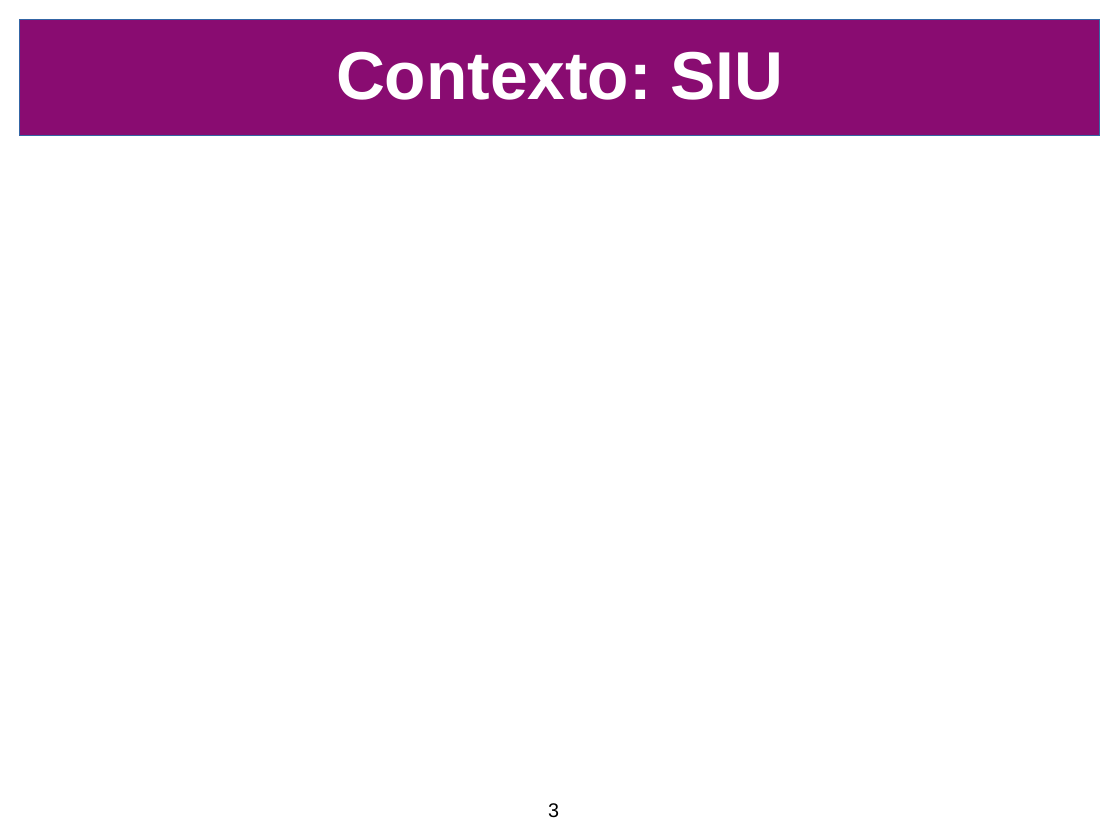
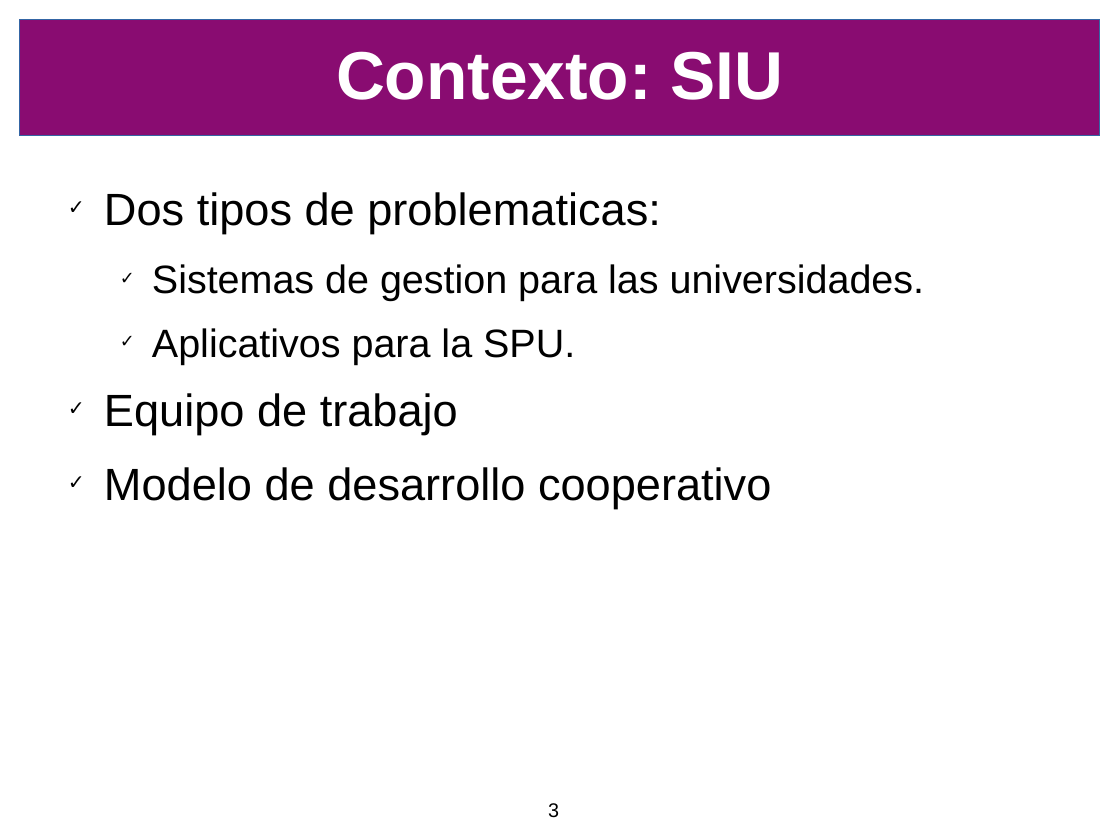
Before and after one commit to SIU-Toba/framework, a slide deck: slide 3 of doc/presentacion/CafeConf2006.odp. Drawn at 1120x840 pixels with LibreOffice and Linux fonts; fonts in the diff are those of the drawing; background and template pictures are left out. Boxes give left, top, right and bottom in pixels: in the first picture for what was removed or moved away, otherwise in the second. Text is boxed around its words. In the diff, an @@ line names an element or a change of style, - is before the commit and + after.

```diff
--- a/doc/presentacion/CafeConf2006.odp
+++ b/doc/presentacion/CafeConf2006.odp
@@ text added at [104, 192, 924, 509], 32 pt, text #000000 @@
+✓ Dos tipos de problematicas:
+  ✓ Sistemas de gestion para las universidades.
+  ✓ Aplicativos para la SPU.
+✓ Equipo de trabajo
+✓ Modelo de desarrollo cooperativo
```
Also in this commit, not shown: 7 other slides changed, 2 other files.
